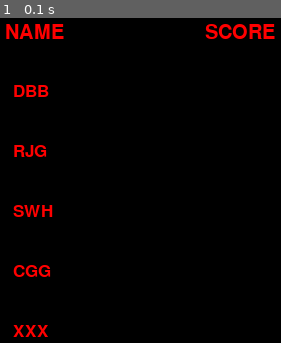
Above: before the commit, frame 1.
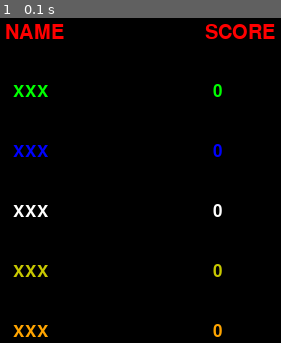
Above: after the commit, the same moment.

Repository: cgreen14/CSE20312-FinalProject
Game: pygame game, started from leaderwork/leaderpick.py
The game is run twice, just before and just after one commit, with the same random seed, the same clock (stepped at 60 frames per second) and the same inputs. The source is Python 2; it was converted automatically to run under Python 3.
Inputs:
- Up to frame 1 (0.1 s): no input

The runs differ from the first frame. In frame 1, 2.3% of the frame differs, in the area x 4-80%, y 20-99%.

Commit message:
finished leaderboard

Diff:
--- a/leaderwork/board.txt
+++ b/leaderwork/board.txt
@@ -1,9 +1,5 @@
-RJG,750
-CGG,450
-DBB,1000
-SWH,500
-XXX,0
-XXX,0
-XXX,0
-XXX,0
-XXX,0
+empty0,0
+empty1,0
+empty2,0
+empty3,0
+empty4,0
--- a/leaderwork/leaderpick.py
+++ b/leaderwork/leaderpick.py
@@ -15,6 +15,9 @@
 blue = (0, 0, 255)
 white = (255, 255, 255)
 black = (0, 0, 0)
+yellow = (200, 200, 0)
+orange = (255, 165 ,0 )
+colorlist = [green, blue, white, yellow, orange]
 filen = 'board.txt'
 ycords = [0.3, 0.4, 0.5, 0.6, 0.7]
 
@@ -55,18 +58,20 @@
 	for event in pygame.event.get():
 		if event.type == pygame.QUIT or (event.type == pygame.KEYDOWN and event.key == pygame.K_q):
 			leader = False
-	gameDisplay.fill((0,0,0))
+	gameDisplay.fill(black)
 	gameDisplay.blit(nameLabel, (scrWidth*0.30, scrHeight*0.20))
 	gameDisplay.blit(scoreLabel, (scrWidth*0.55, scrHeight*0.20))
 	for i,s in enumerate(sortScore):
 		if scores[s] == "0":
-			userLabel = namefont.render("XXX", 1, red)
-			ypos = scrHeight*ycords[i]
-			gameDisplay.blit(userLabel, (scrWidth*0.31, ypos))
+			userLabel = namefont.render("XXX", 1, colorlist[i])
+			gameDisplay.blit(userLabel, (scrWidth*0.31, scrHeight*ycords[i]))
+			scoreL = namefont.render(scores[s], 1, colorlist[i])
+			gameDisplay.blit(scoreL, (scrWidth*0.56, scrHeight*ycords[i]))
 		else:
-			userLabel = namefont.render(s, 1, red)
-			ypos = scrHeight*ycords[i]
-			gameDisplay.blit(userLabel, (scrWidth*0.31, ypos))
+			userLabel = namefont.render(s, 1, colorlist[i])
+			gameDisplay.blit(userLabel, (scrWidth*0.31, scrHeight*ycords[i]))
+			scoreL = namefont.render(scores[s], 1, colorlist[i])
+			gameDisplay.blit(scoreL, (scrWidth*0.56, scrHeight*ycords[i]))
 
 
 	pygame.display.flip()
